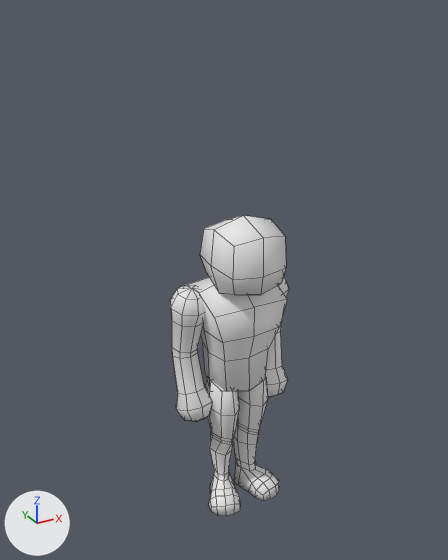
What one commit did to the Blender file models/characters/base_m.blend.
Camera for both pictures: a 50 mm lens placed at (-0.339, -0.576, 0.604), pointed at (-0.014, 0.014, 0.309). Lighting does not change. The marker at lower left points along +X, +Y and +Z. Mesh edges are drawn as thin lines.

Before the edit, the objects in view are built like this:
```python
me_cube_002 = bpy.data.meshes.new('Cube.002')
me_cube_002.from_pydata(...)  # 26 vertices, 24 faces; spans x -0.0421..0.0421, y -0.0491..0.0428, z 0.2953..0.3917
me_cube_002.polygons.foreach_set('use_smooth', [True] * 24)
me_cube_003 = bpy.data.meshes.new('Cube.003')
me_cube_003.from_pydata(...)  # 34 vertices, 32 faces; spans x -0.05..0.05, y -0.033..0.048, z 0.151..0.317
me_cube_003.polygons.foreach_set('use_smooth', [True] * 32)
me_cube_005 = bpy.data.meshes.new('Cube.005')
me_cube_005.from_pydata(...)  # 104 vertices, 102 faces; spans x -0.053..-0.002, y -0.038..0.034, z -0.002..0.186
me_sphere = bpy.data.meshes.new('Sphere')
me_sphere.from_pydata(...)  # 66 vertices, 72 faces; spans x -0.081..-0.032, y -0.008..0.046, z 0.125..0.305
me_sphere.polygons.foreach_set('use_smooth', [True] * 72)
ob_m_arms = bpy.data.objects.new('m_arms', me_sphere)
ob_m_arms.location = (0.0, 0.0, 0.0)
_m = ob_m_arms.modifiers.new('Mirror', 'MIRROR')
ob_m_head = bpy.data.objects.new('m_head', me_cube_002)
ob_m_head.location = (0.0, 0.0, 0.0)
ob_m_legs = bpy.data.objects.new('m_legs', me_cube_005)
ob_m_legs.location = (0.0, 0.0, 0.0)
_m = ob_m_legs.modifiers.new('Mirror', 'MIRROR')
ob_m_torso = bpy.data.objects.new('m_torso', me_cube_003)
ob_m_torso.location = (0.0, 0.0, 0.0)
```
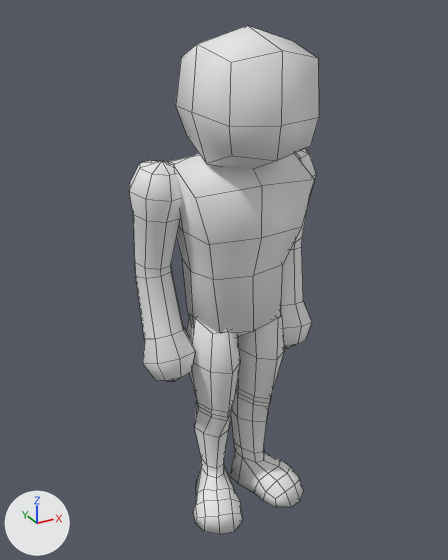
Commit message: Updated base model size

Changed parts and their boxes (x1, y1, x2, y2) in the pictures (448 x 560 px):
'm_torso', reshaped
    before: (187, 277, 287, 391)
    after: (169, 153, 315, 337)
'm_head', mesh rescaled (66% wider, 79% taller)
    before: (200, 215, 286, 295)
    after: (176, 25, 319, 169)
'm_legs', reshaped (59% wider, 58% taller)
    before: (205, 377, 279, 516)
    after: (186, 314, 304, 534)
'm_arms', reshaped (57% wider, 60% taller)
    before: (170, 277, 289, 422)
    after: (129, 149, 316, 381)

Patch to the scene script:
```diff
--- a/models/characters/base_m.blend.py
+++ b/models/characters/base_m.blend.py
@@ me_cube_002 @@
 me_cube_002.from_pydata(...)  # 26 vertices, 24 faces; spans x -0.0421..0.0421, y -0.0491..0.0428, z 0.2953..0.3917
 # used by ob_m_head; location = (0.0, 0.0, 0.0)
+# me_cube_002 part 1: the whole mesh is scaled about the mesh origin by 1.5
@@ me_cube_003 @@
 # used by ob_m_torso; location = (0.0, 0.0, 0.0)
-me_cube_003.from_pydata(...)  # 34 vertices, 32 faces; spans x -0.05..0.05, y -0.033..0.048, z 0.151..0.317
+me_cube_003.from_pydata(...)  # 34 vertices, 32 faces; spans x -0.075..0.075, y -0.043..0.071, z 0.227..0.476
+# me_cube_003 part 2: 34 of 34 vertices moved; they spanned x -0.05..0.05, y -0.033..0.048, z 0.151..0.317 and now span x -0.075..0.075, y -0.043..0.071, z 0.227..0.476; mean shift (0.0, 0.006, 0.117); largest move (0.0, 0.009, 0.317) -> (0.0, 0.013, 0.476)
@@ me_sphere @@
 # used by ob_m_arms; location = (0.0, 0.0, 0.0)
-me_sphere.from_pydata(...)  # 66 vertices, 72 faces; spans x -0.081..-0.032, y -0.008..0.046, z 0.125..0.305
+me_sphere.from_pydata(...)  # 66 vertices, 72 faces; spans x -0.118..-0.05, y -0.009..0.067, z 0.19..0.455
+# me_sphere part 3: 66 of 66 vertices moved; they spanned x -0.081..-0.032, y -0.008..0.046, z 0.125..0.305 and now span x -0.118..-0.05, y -0.009..0.067, z 0.19..0.455; mean shift (-0.029, 0.011, 0.108); largest move (-0.067, 0.032, 0.302) -> (-0.099, 0.047, 0.451)
@@ me_cube_005 @@
 # used by ob_m_legs; location = (0.0, 0.0, 0.0)
-me_cube_005.from_pydata(...)  # 104 vertices, 102 faces; spans x -0.053..-0.002, y -0.038..0.034, z -0.002..0.186
+me_cube_005.from_pydata(...)  # 98 vertices, 96 faces; spans x -0.08..-0.002, y -0.066..0.052, z 0.0..0.28
+# me_cube_005 part 4: the whole mesh is rebuilt
```
